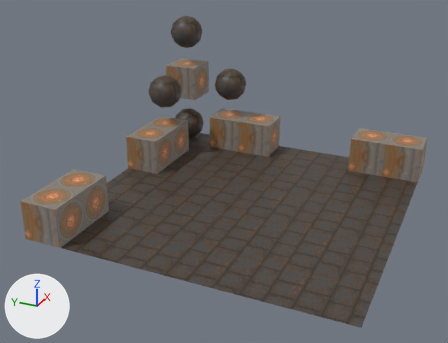
The Blender file SURVOY_ENGINE/assets/Level0/blocks.blend: old version first, new version second.
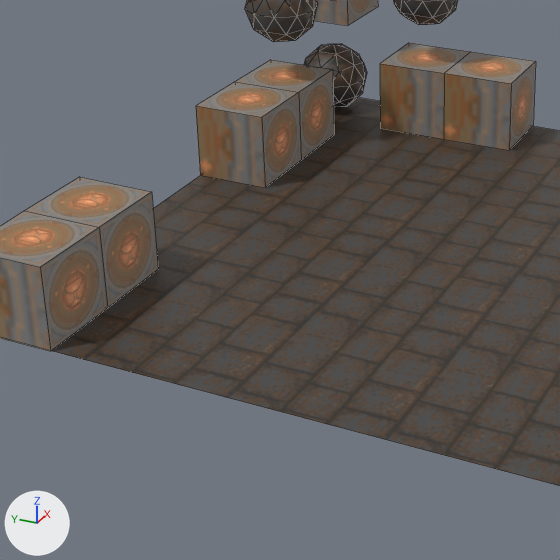
Old and new are each drawn whole from a 50 mm lens placed at (-27.4, -11.02, 14.14), pointed at (-0.95, 0.88, 0.92) and again close up on the part from 8% to 65% of the width and 26% to 100% of the height. Lighting does not change. The marker at lower left points along +X, +Y and +Z. The close-ups show mesh edges as thin lines.

The first close-up shows 'CA', 'CA.001', 'CA.002', 'CA.003', 'CA.006', 'CA.007', 'CA.008', 'Icosphere', 'Icosphere.001', 'Icosphere.002', 'Plane'.
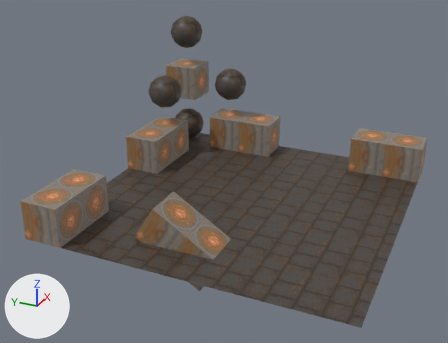
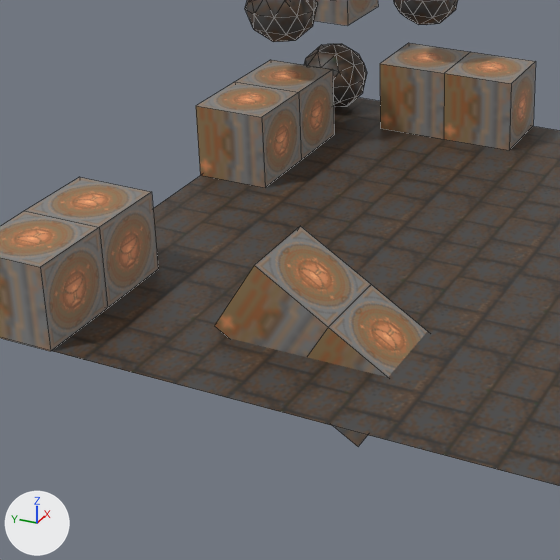
Where the change shows, as pixel boxes [x1, y1, x2, y2] in the close-ups (560 x 560 px):
'CA.009', added
    after: [214, 226, 371, 357]
'CA.010', added (brown)
    after: [307, 285, 427, 446]

The change, as a diff of the scene's bpy script:
```diff
--- a/SURVOY_ENGINE/assets/Level0/blocks.blend.py
+++ b/SURVOY_ENGINE/assets/Level0/blocks.blend.py
@@ img_aquat4_png_015 @@
+img_aquat4_png_015 = load_image('aquat4.png.015', 'ROTH/FLATS/aquat4.png', 64, 64, 'sRGB')
@@ img_aquat4_png_014 @@
+img_aquat4_png_014 = load_image('aquat4.png.014', 'ROTH/FLATS/aquat4.png', 64, 64, 'sRGB')
@@ mat_material_024 @@
+mat_material_024 = principled_material('Material.024')
+mat_material_024.texture = img_aquat4_png_015
@@ mat_material_023 @@
+mat_material_023 = principled_material('Material.023')
+mat_material_023.texture = img_aquat4_png_014
@@ me_cube_005 @@
+me_cube_005.from_pydata(...)  # a box spanning x -1.0..1.0, y -1.0..1.0, z -1.0..1.0
+me_cube_005.materials.append(mat_material_024)  # picture img_aquat4_png_015
@@ me_cube_004 @@
+me_cube_004.from_pydata(...)  # a box spanning x -1.0..1.0, y -1.0..1.0, z -1.0..1.0
+me_cube_004.materials.append(mat_material_023)  # picture img_aquat4_png_014
@@ ob_ca_010 @@
+ob_ca_010 = bpy.data.objects.new('CA.010', me_cube_005)
+ob_ca_010.location = (-5.0, 0.15, -1.53)
+ob_ca_010.rotation_euler = (0.563, 0.0, 0.0)  # degrees (32, 0, 0)
@@ ob_ca_009 @@
+ob_ca_009 = bpy.data.objects.new('CA.009', me_cube_004)
+ob_ca_009.location = (-5.0, 1.85, -0.47)
+ob_ca_009.rotation_euler = (0.563, 0.0, 0.0)  # degrees (32, 0, 0)
```
